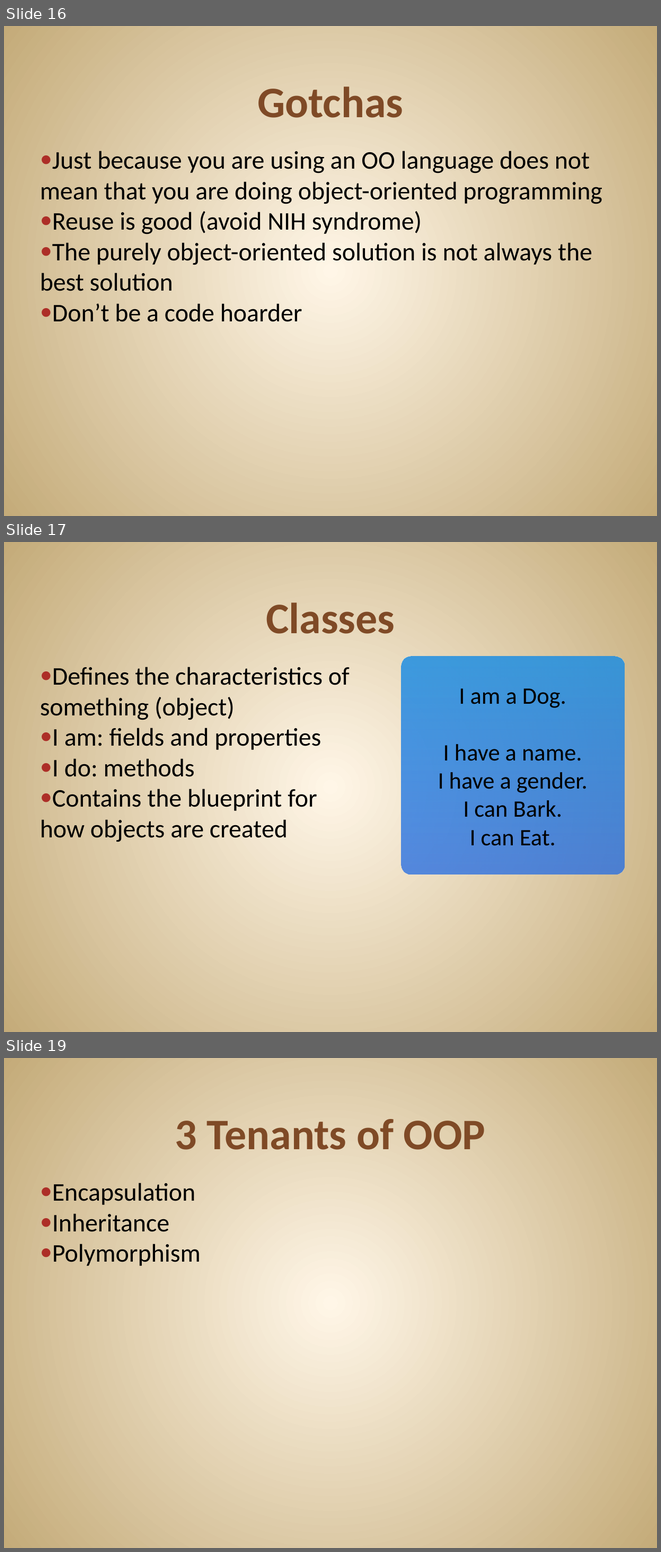
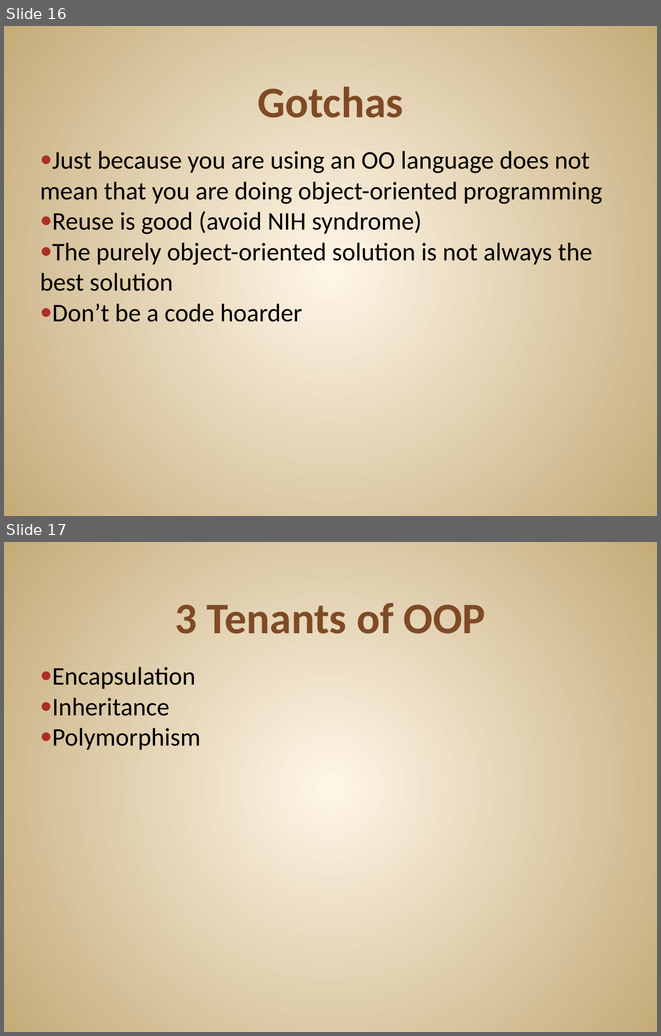
Before and after one commit to JonKruger/oop-solid-sample, a slide deck: slides/OOP-SOLID-CodeMash.pptx. Shown one above the other, each under a label of ours: slides 16, 17 and 19 before the commit, slides 16 and 17 after it; the slides between them are not shown. The pictures are 661x1552 and 661x1036 pixels, drawn with LibreOffice and Linux fonts; fonts in the diff are those of the drawing. Boxes give left, top, right and bottom in pixels: in the first picture for what was removed or moved away, otherwise in the second. Text is boxed around its words. In the diff, an @@ line names an element or a change of style, - is before the commit and + after.

Commit message:
updated slides

```diff
--- a/slides/OOP-SOLID-CodeMash.pptx
+++ b/slides/OOP-SOLID-CodeMash.pptx
@@ slide 17 removed at [4,542,657,1032], background gradient #FFF7E8 to #C4AA7A @@
@@ title removed at [266,602,395,634] @@
-Classes
@@ text removed at [40,667,350,842] @@
-● Defines the characteristics of something (object)
-● I am: fields and properties
-● I do: methods
-● Contains the blueprint for how objects are created
@@ text removed at [401,656,624,874] @@
-I am a Dog.
-I have a name.
-I have a gender.
-I can Bark.
-I can Eat.
@@ what was slide 19 is now slide 17 @@
```
Also in this commit, not shown: 1 other slide removed, 1 other file.
